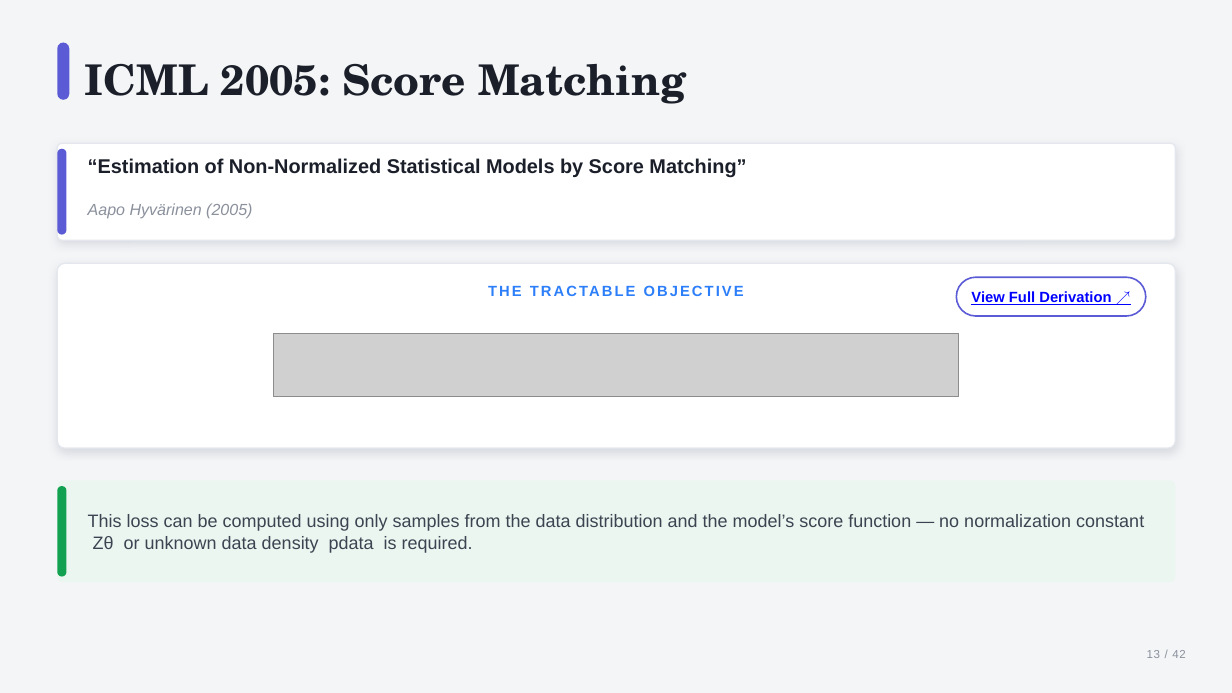
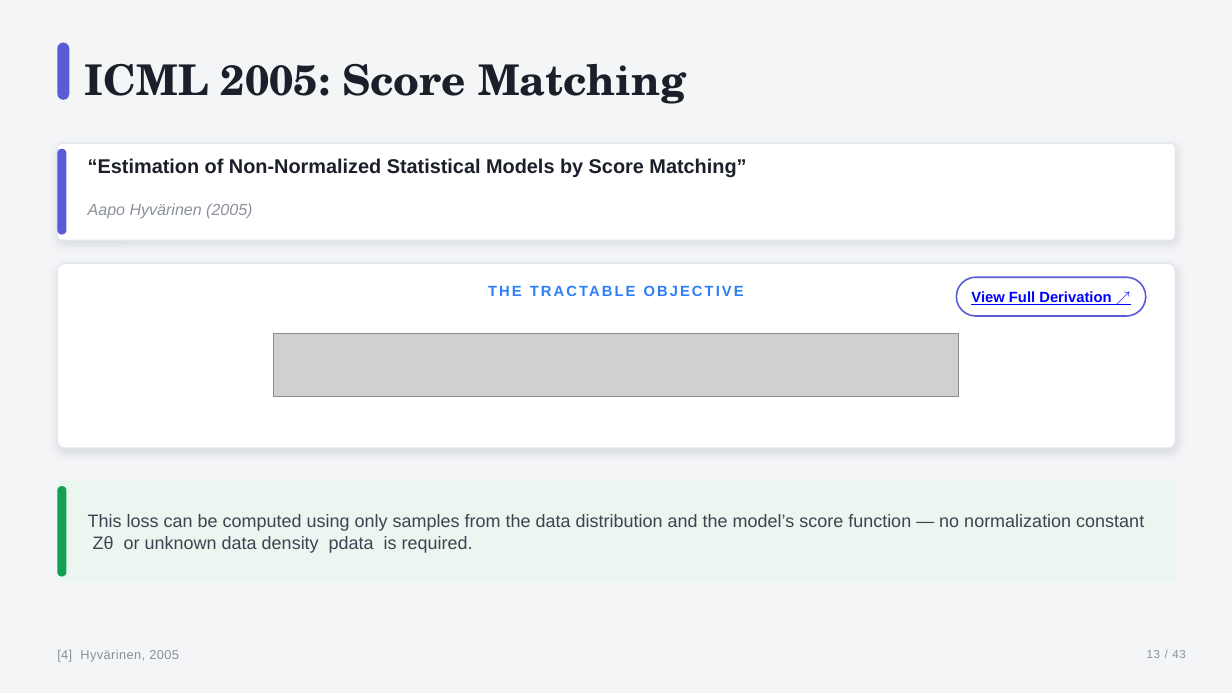
Before and after one commit to sudarshan1994/sudarshan1994.github.io, a slide deck: slide 13 of diffusion/diffusion_models_polished.pptx. Drawn at 1232x693 pixels with LibreOffice and Linux fonts; fonts in the diff are those of the drawing; grey boxes stand for pictures. Boxes give left, top, right and bottom in pixels: in the first picture for what was removed or moved away, otherwise in the second. Text is boxed around its words. In the diff, an @@ line names an element or a change of style, - is before the commit and + after.

```diff
--- a/diffusion/diffusion_models_polished.pptx
+++ b/diffusion/diffusion_models_polished.pptx
@@ text added at [57, 650, 179, 662], 10 pt, text #8A909C @@
+[4] Hyvärinen, 2005
```
Also in this commit, not shown: 33 other slides changed, 1 slide added, 3 other files.
